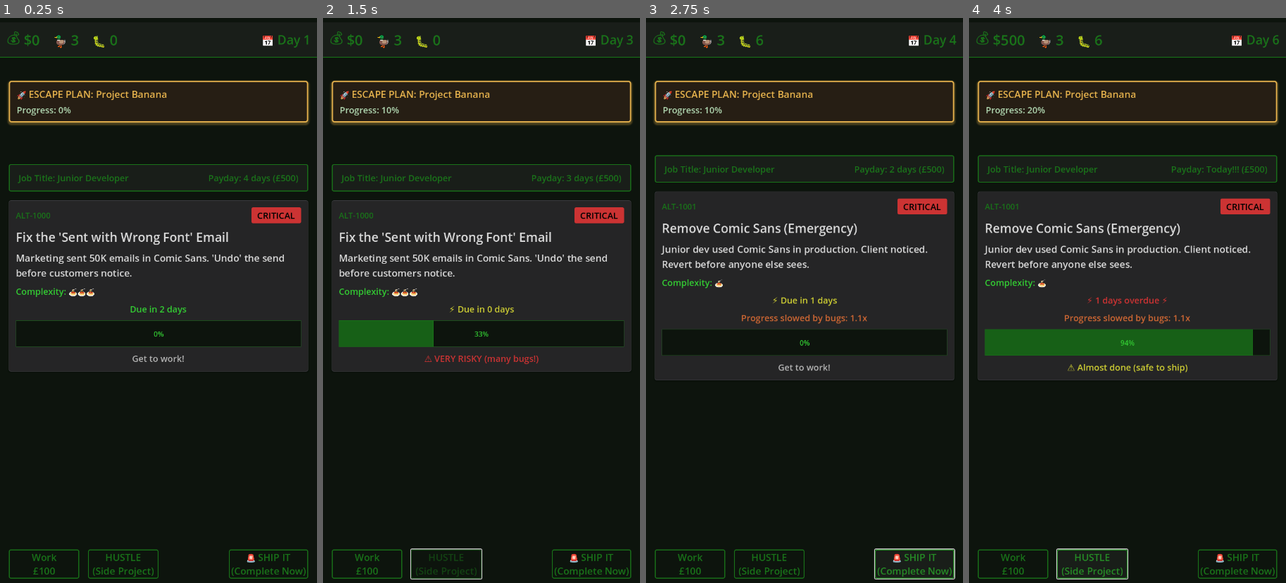
Above: before the commit, frames 1-4 (left to right).
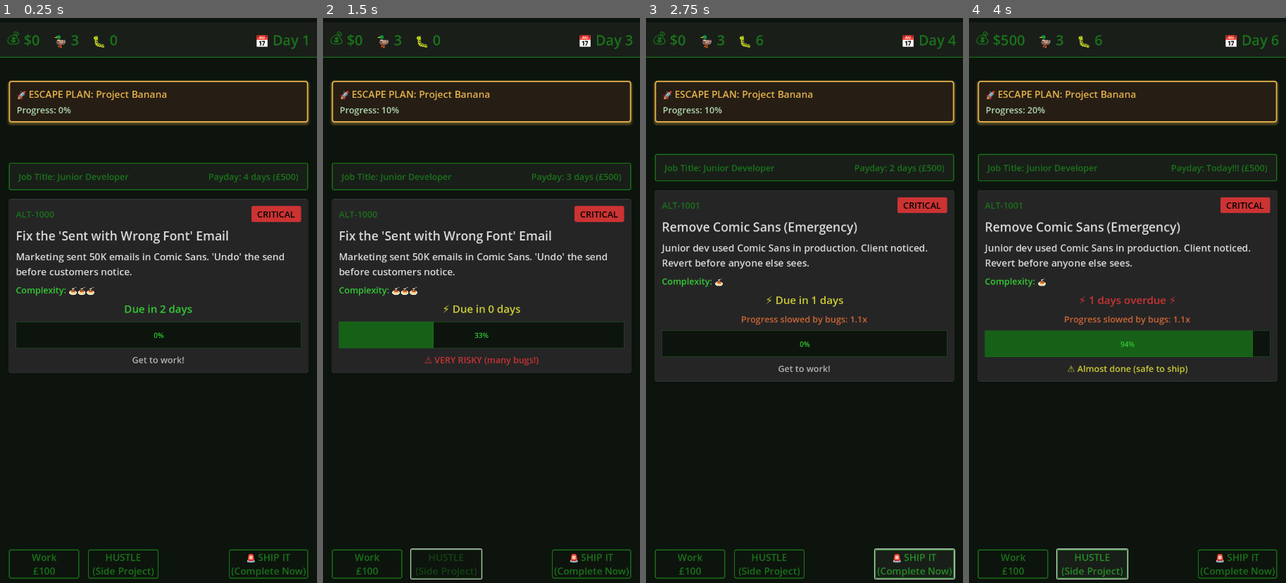
Above: after the commit, the same moments.

Repository: lmchoi/alt-f-this
Game: Godot game, scene res://scenes/game_ui.tscn
Two runs of this game, one before a commit and one after it. Both use one fixed random seed, a clock stepped at 60 frames per second and the inputs below.
Inputs:
- Up to frame 1 (0.25 s): no input
- Up to frame 2 (1.5 s): click "Work £100" at 0.5 s; click "HUSTLE (Side Project)" at 1.25 s
- Up to frame 3 (2.75 s): click "🚨 SHIP IT (Complete Now)" at 2 s
- Up to frame 4 (4 s): click "Work £100" at 2.75 s; click "HUSTLE (Side Project)" at 3.5 s

The runs differ from the first frame. In frame 1, 4.3% of the frame differs, in the area x 2-98%, y 3-63%; in frame 2, 4.4%; in frame 3, 4.3%; in frame 4, 4.4%.

Commit message:
Update font size according to the font size hierarchy

Diff:
--- a/scenes/task_panel.tscn
+++ b/scenes/task_panel.tscn
@@ -42,7 +42,7 @@
 unique_name_in_owner = true
 layout_mode = 2
 size_flags_horizontal = 3
-theme_override_font_sizes/font_size = 18
+theme_override_font_sizes/font_size = 20
 text = "ALT-1000"
 
 [node name="HeaderBadgeContainer" type="HBoxContainer" parent="MarginContainer/MainContainer/HeaderRow"]
@@ -75,7 +75,7 @@
 [node name="DeadlineLabel" type="Label" parent="MarginContainer/MainContainer"]
 unique_name_in_owner = true
 layout_mode = 2
-theme_override_font_sizes/font_size = 20
+theme_override_font_sizes/font_size = 24
 text = "Due in 5 days"
 horizontal_alignment = 1
 
--- a/scenes/top_bar.tscn
+++ b/scenes/top_bar.tscn
@@ -79,11 +79,11 @@
 
 [node name="DayIcon" type="Label" parent="HBoxContainer/DayContainer"]
 layout_mode = 2
-theme_override_font_sizes/font_size = 28
+theme_override_font_sizes/font_size = 32
 text = "📅"
 
 [node name="DayValue" type="Label" parent="HBoxContainer/DayContainer"]
 unique_name_in_owner = true
 layout_mode = 2
-theme_override_font_sizes/font_size = 28
+theme_override_font_sizes/font_size = 32
 text = "Day 1"
--- a/themes/dialog_theme.tres
+++ b/themes/dialog_theme.tres
@@ -27,7 +27,7 @@
 AcceptDialog/styles/panel = SubResource("StyleBoxFlat_dialog_panel")
 AcceptDialog/styles/title_panel = SubResource("StyleBoxFlat_title_panel")
 Button/colors/font_color = Color(0.1, 0.45, 0.1, 1)
-Button/font_sizes/font_size = 20
+Button/font_sizes/font_size = 22
 Label/colors/font_color = Color(0.1, 0.45, 0.1, 1)
 Label/font_sizes/font_size = 20
 PopupPanel/styles/panel = SubResource("StyleBoxFlat_dialog_panel")
--- a/themes/outage_theme.tres
+++ b/themes/outage_theme.tres
@@ -43,7 +43,7 @@
 AcceptDialog/styles/panel = SubResource("StyleBoxFlat_outage_panel")
 AcceptDialog/styles/title_panel = SubResource("StyleBoxFlat_title_panel")
 Button/colors/font_color = Color(0.8, 0.1, 0.1, 1)
-Button/font_sizes/font_size = 20
+Button/font_sizes/font_size = 22
 Label/colors/font_color = Color(0.8, 0.1, 0.1, 1)
 Label/font_sizes/font_size = 20
 PopupPanel/styles/panel = SubResource("StyleBoxFlat_popup_panel")
Not shown, changed: CLAUDE.md
